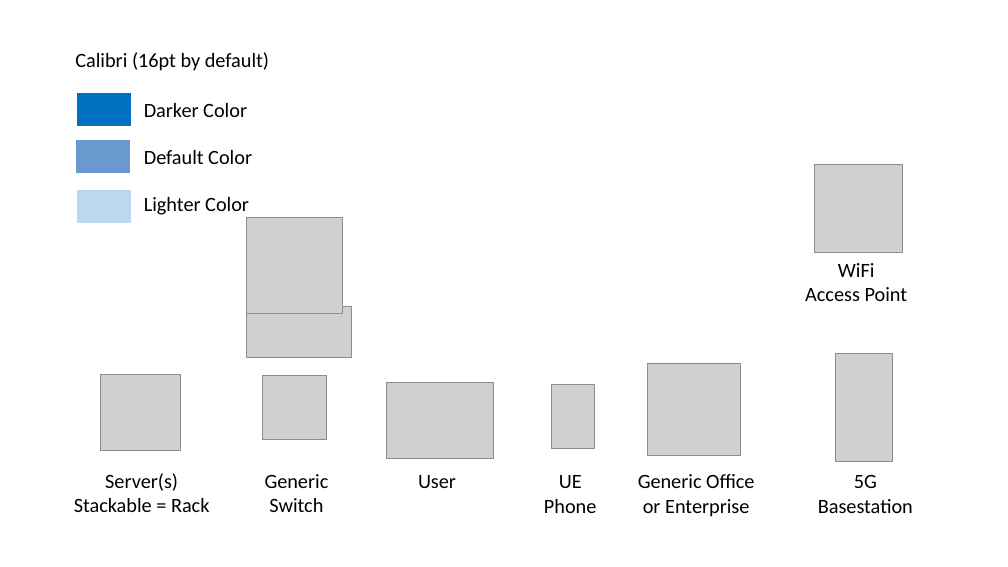
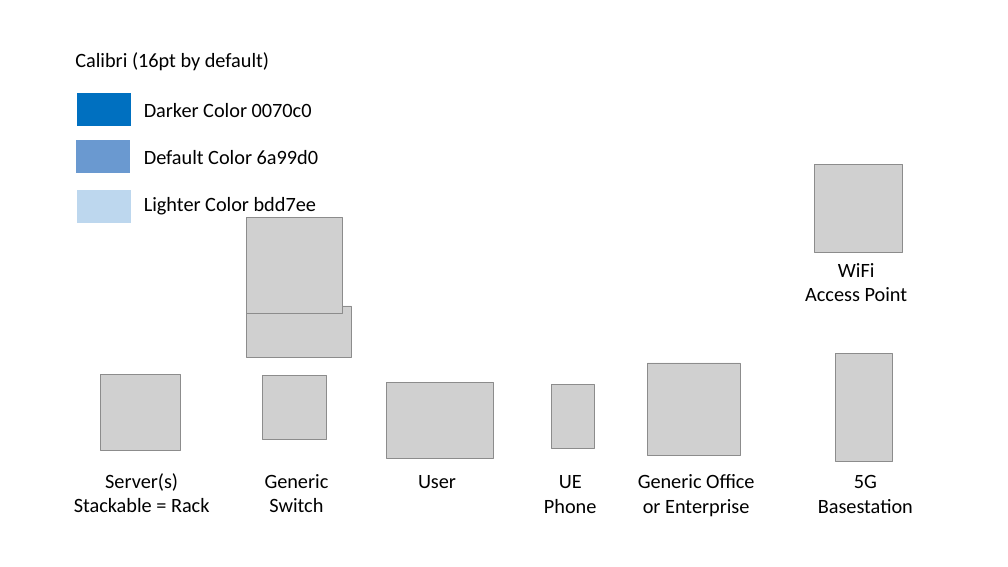
Before and after one commit to SystemsApproach/7E, a slide deck: slide 1 of Figure-Style.odp. Drawn at 1008x567 pixels with LibreOffice and Linux fonts; fonts in the diff are those of the drawing; grey boxes stand for pictures. Boxes give left, top, right and bottom in pixels: in the first picture for what was removed or moved away, otherwise in the second. Text is boxed around its words. In the diff, an @@ line names an element or a change of style, - is before the commit and + after.

```diff
--- a/Figure-Style.odp
+++ b/Figure-Style.odp
@@ text at (144,103,312,117): text changed @@
-Darker Color
+Darker Color 0070c0
@@ text at (144,150,318,164): text changed @@
-Default Color
+Default Color 6a99d0
@@ text at (144,197,316,215): text changed @@
-Lighter Color
+Lighter Color bdd7ee
```
Also in this commit, not shown: 1 slide added.
